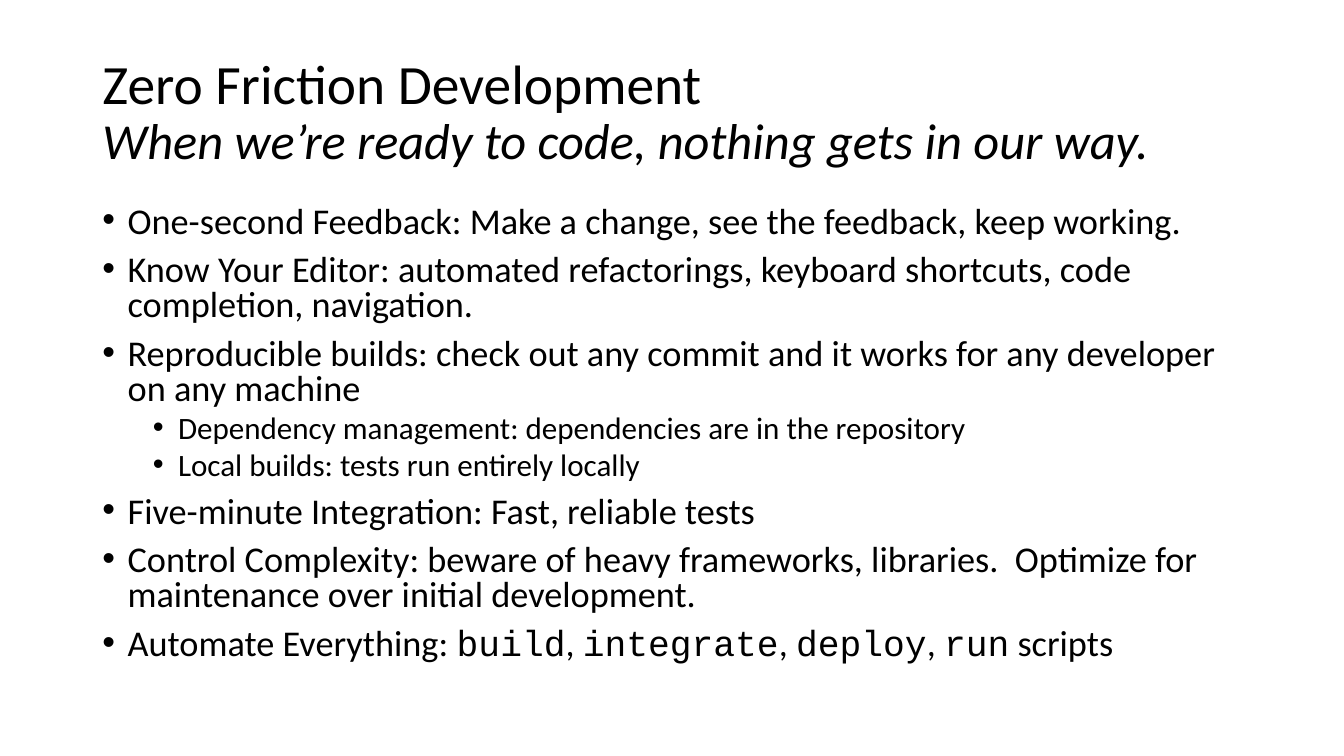
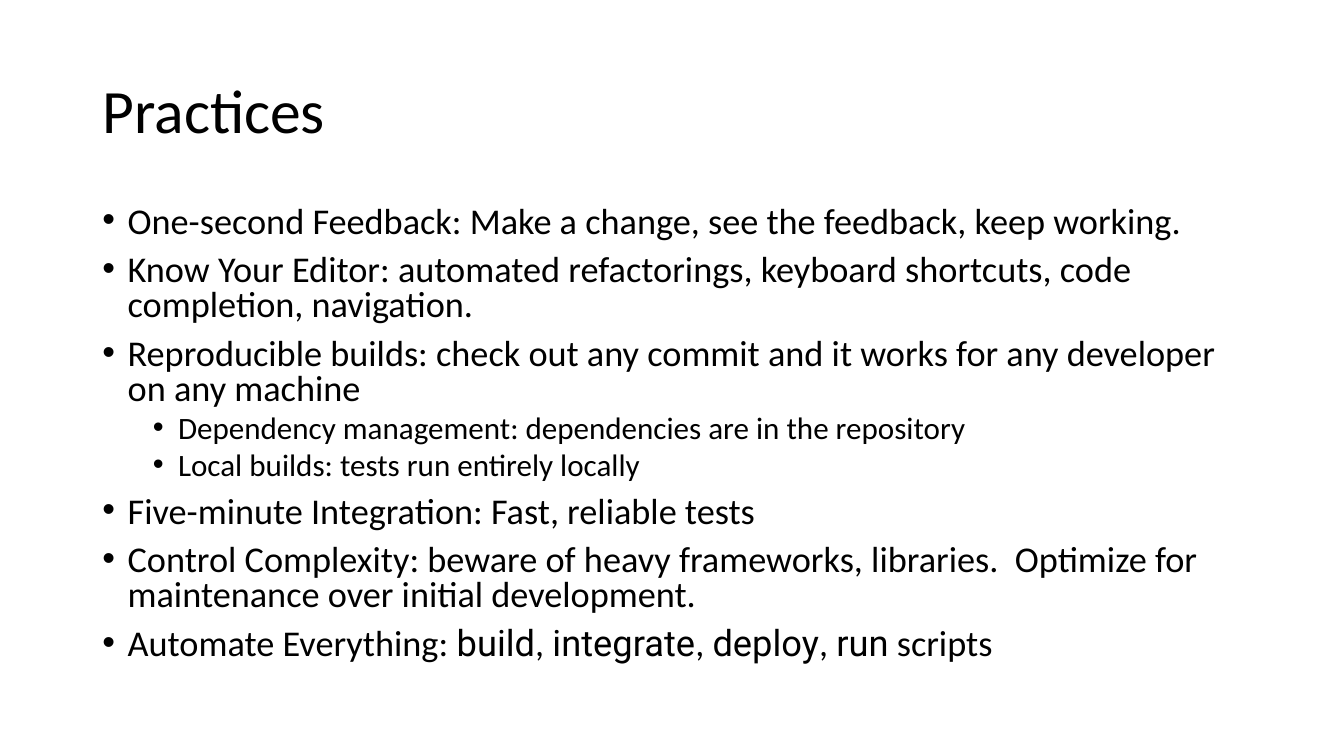
Before and after one commit to steverb1/Decks, a slide deck: slide 2 of zeroFrictionDevelopment.pptx. Drawn at 1344x756 pixels with LibreOffice and Linux fonts; fonts in the diff are those of the drawing. Boxes give left, top, right and bottom in pixels: in the first picture for what was removed or moved away, otherwise in the second. Text is boxed around its words. In the diff, an @@ line names an element or a change of style, - is before the commit and + after.

Commit message:
zero friction 2

```diff
--- a/zeroFrictionDevelopment.pptx
+++ b/zeroFrictionDevelopment.pptx
@@ title at (x1=102, y1=90, x2=325, y2=134): text changed; size 36 to 44 pt; italic off @@
-Zero Friction Development
-When we’re ready to code, nothing gets in our way.
+Practices
@@ text "One-second Feedback: Make a change, ..." at (x1=128, y1=208, x2=1215, y2=664): font Courier New to Roboto in "build, integrate, deploy, run"; less space between paragraphs @@
```
Also in this commit, not shown: 2 slides added, 1 slide removed.
